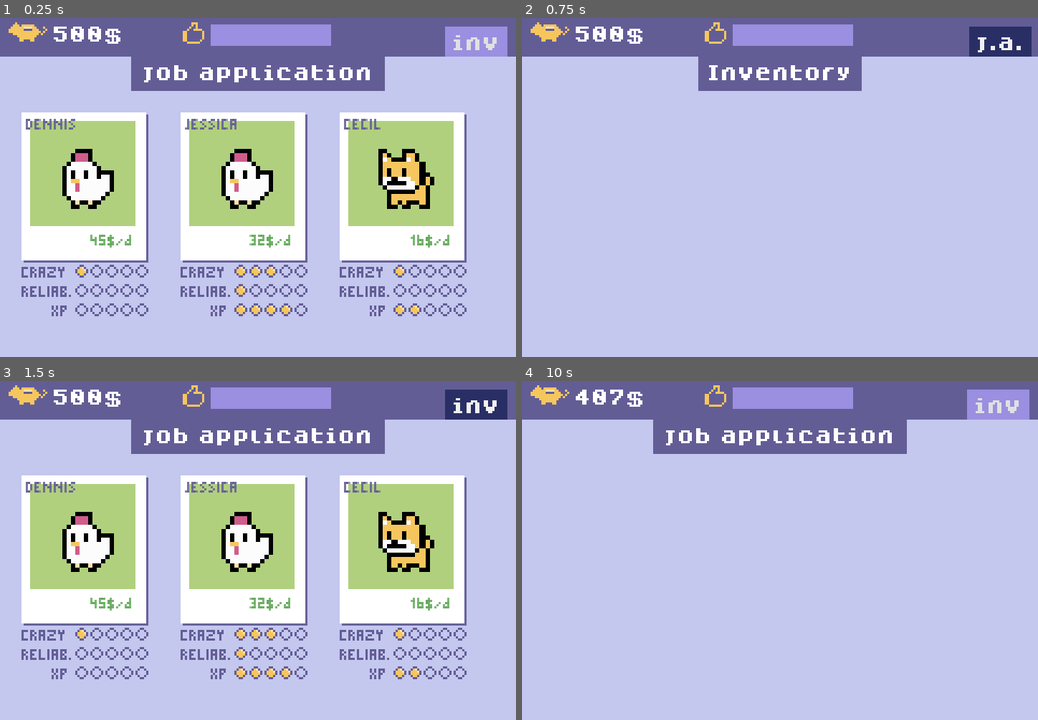
Above: before the commit, frames 1-4 (two rows, left to right).
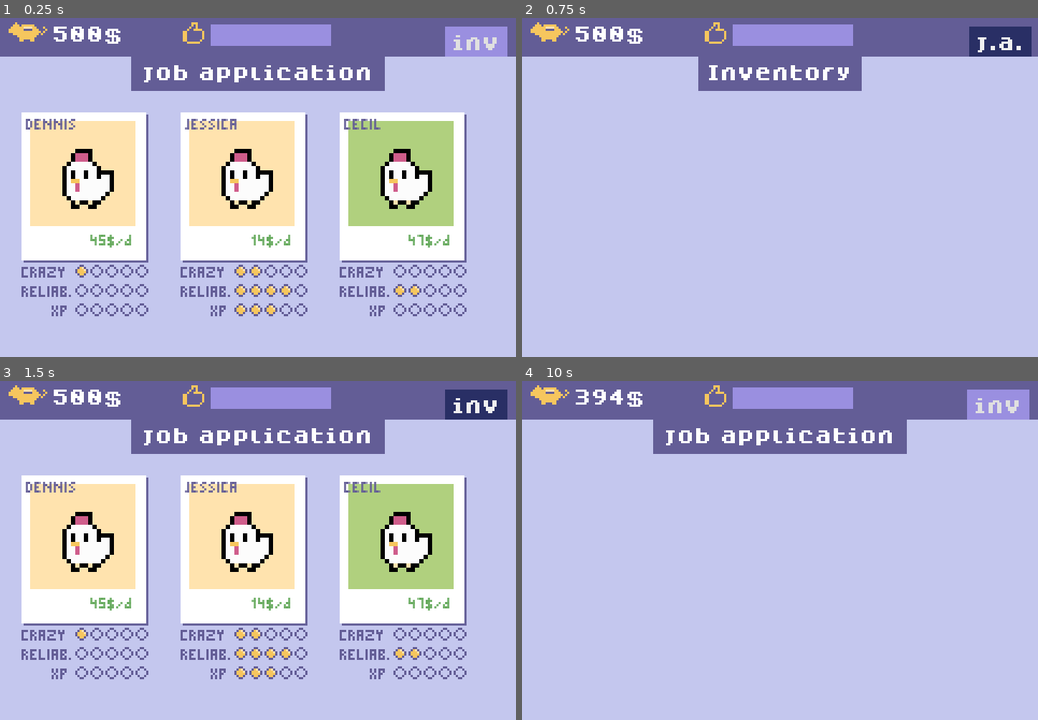
Above: after the commit, the same moments.

Repository: Milchreis/Mascot-Management
Game: Godot game, scene res://scenes/MainScene.tscn
Same seed, same stepped clock (60 frames per second), same inputs: the game is played once before the commit and once after it.
Inputs (mouse positions are in pixels of both pictures, inside the frame that each line leads up to):
- Up to frame 1 (0.25 s): no input
- Up to frame 2 (0.75 s): click "inv" at 0.5 s
- Up to frame 3 (1.5 s): click "j.a." at 1.25 s
- Up to frame 4 (10 s): click "inv" at 2 s; click "j.a." at 2.75 s; click "inv" at 3.5 s; click "j.a." at 4.25 s; tap Enter at 5, 6.5, 8 s; move the mouse to (893, 530) at 5.02 s; click (893, 530) at 5.17 s; tap Space at 5.75, 7.25, 8.75 s; move the mouse to (676, 564) at 5.77 s; click (676, 564) at 5.92 s; move the mouse to (831, 472) at 6.52 s; click (831, 472) at 6.67 s; move the mouse to (754, 618) at 7.27 s; click (754, 618) at 7.42 s; move the mouse to (934, 601) at 8.02 s; click (934, 601) at 8.17 s; move the mouse to (625, 496) at 8.77 s; click (625, 496) at 8.92 s; move the mouse to (805, 547) at 9.52 s; click (805, 547) at 9.67 s

The runs differ from the first frame. In frame 1, 12% of the frame differs, in the area x 5-85%, y 30-88%; in frame 2, nothing differs; in frame 3, 12%; in frame 4, 0.2%.

Commit message:
random polaroid backgrounds

Diff:
--- a/scripts/Mascot.gd
+++ b/scripts/Mascot.gd
@@ -8,6 +8,8 @@
 	"res://gfx/mascots/chick1.png"
 ]
 
+var bg_colors = ["#7be1f6", "#ffe3ae", "#cdbbab", "#b0d07e", "#ffbae1"]
+
 export var nickname:String = RandomNames.get_first_name()
 
 export var crazy:float = rand_range(0.0, 5.0)
@@ -16,8 +18,9 @@
 
 export var salaryPerDay:int = rand_range(10, 50)
 export var spriteImage:String = sprites[randi() % sprites.size()]
+export var bgColor:String = bg_colors[randi() % bg_colors.size()]
 
-var client_satisfaction:float = 0
+var client_satisfaction:float = 0.30
 var jobs:int = 0
 
 var in_training := false
--- a/scripts/Polaroid.gd
+++ b/scripts/Polaroid.gd
@@ -15,6 +15,7 @@
 	$pic/Sprite.texture = load(mascot.spriteImage)
 	$salary.text = str(mascot.salaryPerDay) + "$/d"
 	$name.text = mascot.nickname.to_upper()
+	$pic.color = mascot.bgColor
 
 	createStats($StatsPanel/crazyPosition, mascot.crazy)
 	createStats($StatsPanel/reliabPosition, mascot.reliable)
